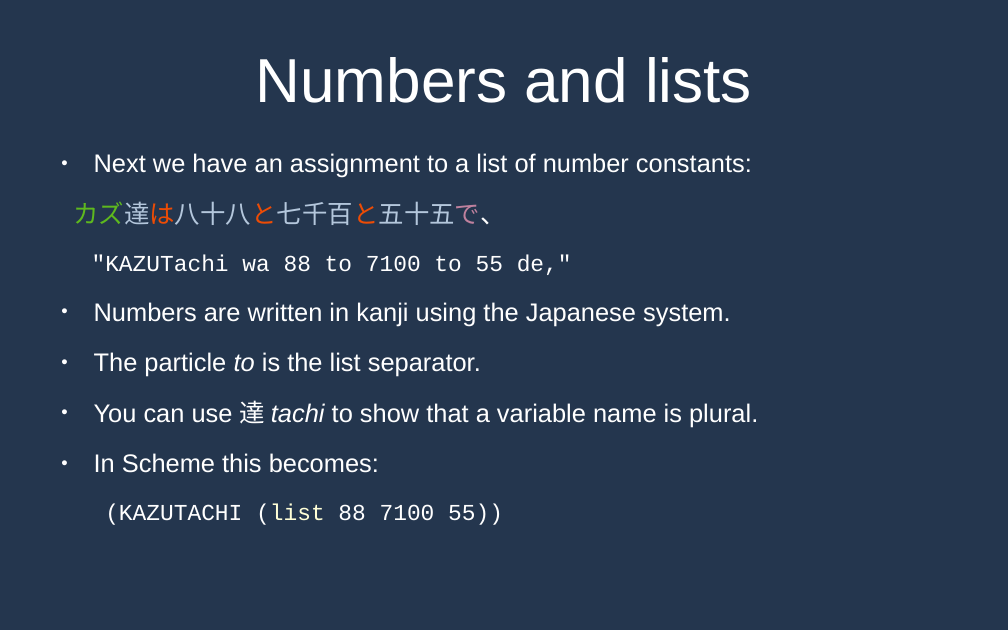
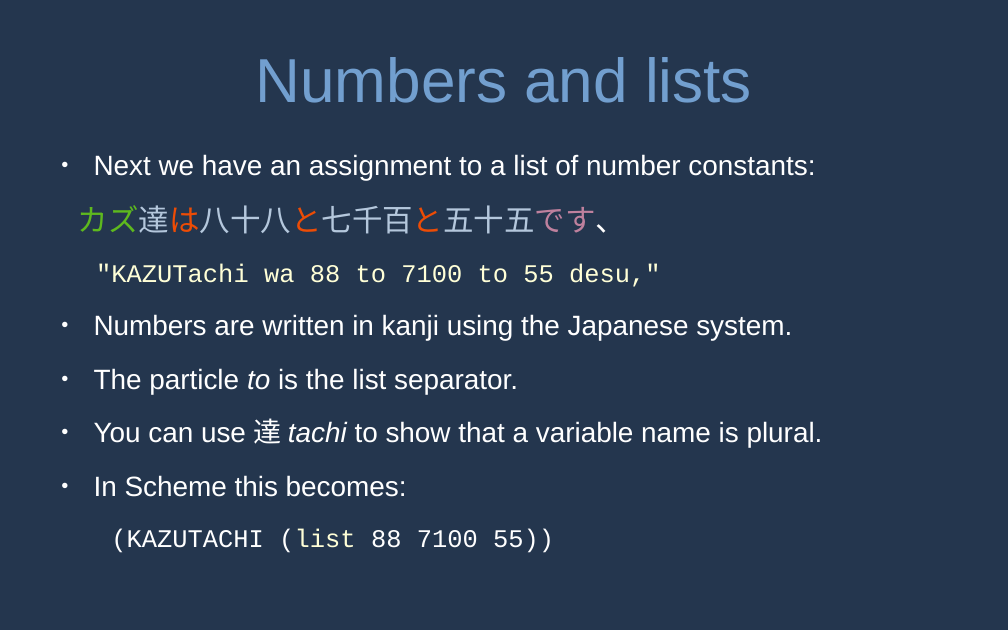
Before and after one commit to MrPicklePinosaur/haku, a slide deck: slide 31 of haku-talk/haku-talk.odp. Drawn at 1008x630 pixels with LibreOffice and Linux fonts; fonts in the diff are those of the drawing. Boxes give left, top, right and bottom in pixels: in the first picture for what was removed or moved away, otherwise in the second. Text is boxed around its words. In the diff, an @@ line names an element or a change of style, - is before the commit and + after.

Commit message:
This will become the README. Draft documentation.

```diff
--- a/haku-talk/haku-talk.odp
+++ b/haku-talk/haku-talk.odp
@@ title "Numbers and lists" at box(256, 57, 752, 103): text colour #FFFFFF to #729FCF @@
@@ text at box(94, 154, 823, 553): size 20 to 22 pt in "Next we have an assignment to a ...", "Numbers are written in kanji using the ...", "The particle to is the list separator.", "You can use 達 tachi to show ..." and 1 more places; size 18 to 20 pt in "(KAZUTACHI (list 88 7100 55))" @@
@@ text at box(78, 205, 661, 287): text changed; size 18 to 20 pt; text colour #FFFFFF to #FFFFD7 @@
-カズ達は八十八と七千百と五十五で、
-"KAZUTachi wa 88 to 7100 to 55 de,"
+カズ達は八十八と七千百と五十五です、
+"KAZUTachi wa 88 to 7100 to 55 desu,"
```
Also in this commit, not shown: 36 other slides changed, 6 slides added, 1 other file.
